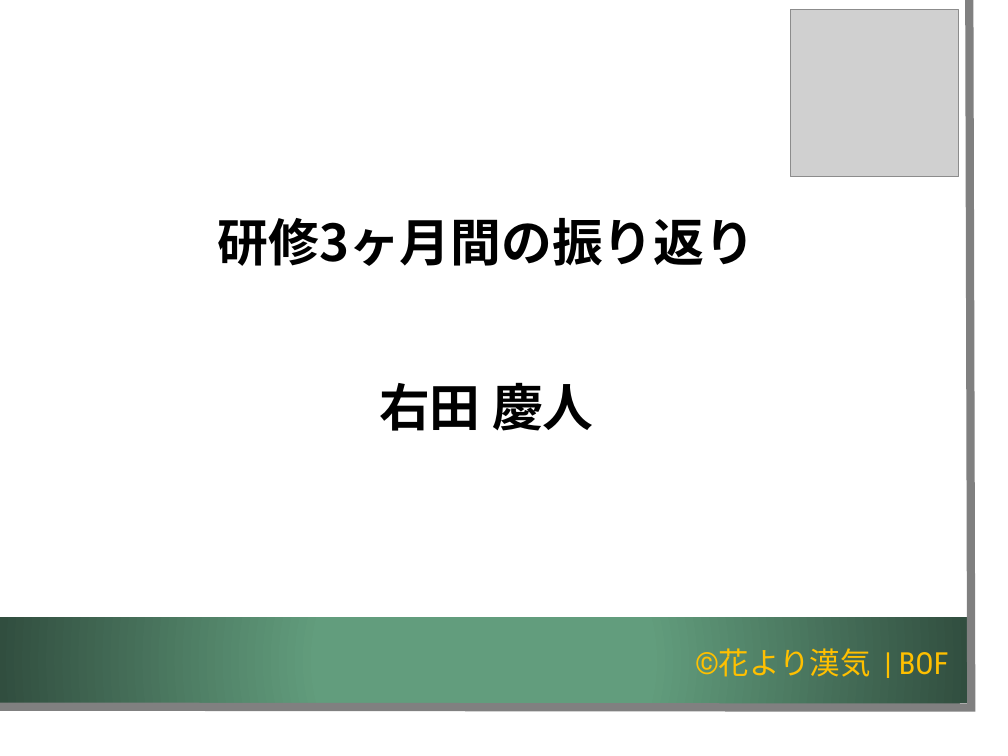
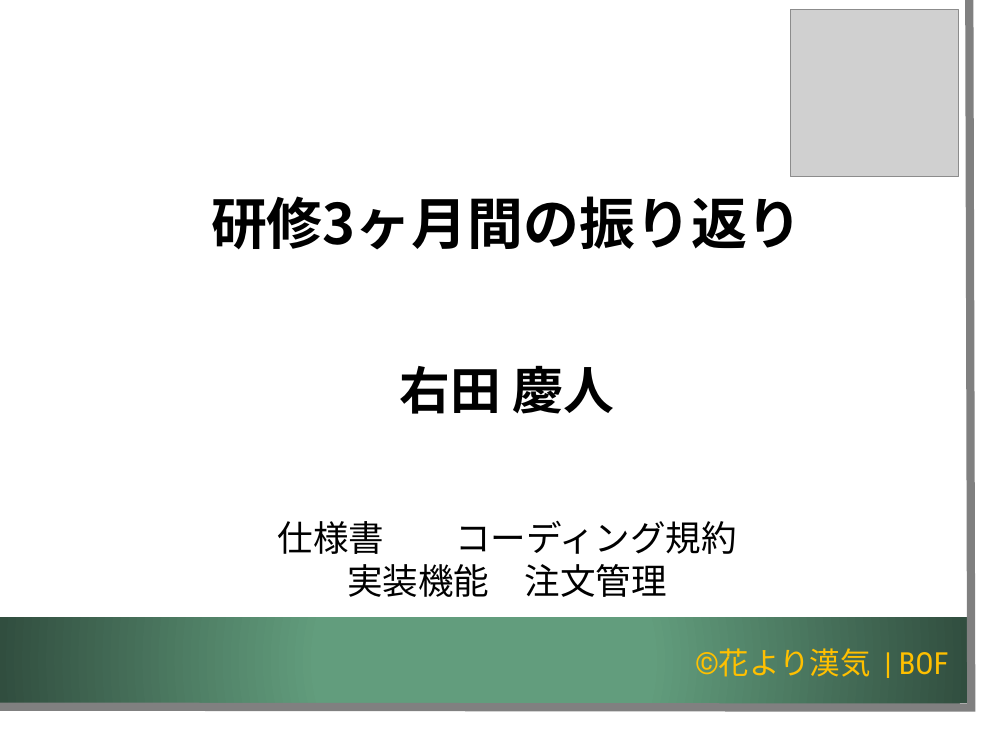
Before and after one commit to K-MIGTA/hanayoriRepo, a slide deck: slide 27 of 成果報告会_発表用スライド_チーム開発演習編集版_1.2.pptx. Drawn at 1008x756 pixels with LibreOffice and Linux fonts; fonts in the diff are those of the drawing; grey boxes stand for pictures; background and template pictures are left out. Boxes give left, top, right and bottom in pixels: in the first picture for what was removed or moved away, otherwise in the second. Text is boxed around its words. In the diff, an @@ line names an element or a change of style, - is before the commit and + after.

```diff
--- a/成果報告会_発表用スライド_チーム開発演習編集版_1.2.pptx
+++ b/成果報告会_発表用スライド_チーム開発演習編集版_1.2.pptx
@@ title "研修3ヶ月間の振り返り 右田 慶人": place and size @@
-title "研修3ヶ月間の振り返り 右田 慶人" at [218, 218, 755, 431]
+title "研修3ヶ月間の振り返り 右田 慶人" at [211, 196, 803, 414]
@@ title "研修3ヶ月間の振り返り 右田 慶人" at [211, 196, 803, 414]: size 40 to 44 pt in "研修3ヶ月間の振り返り" @@
@@ text added at [278, 521, 737, 597], 28 pt, text #000000 @@
+仕様書 コーディング規約
+実装機能 注文管理
```
Also in this commit, not shown: 6 other slides changed.
